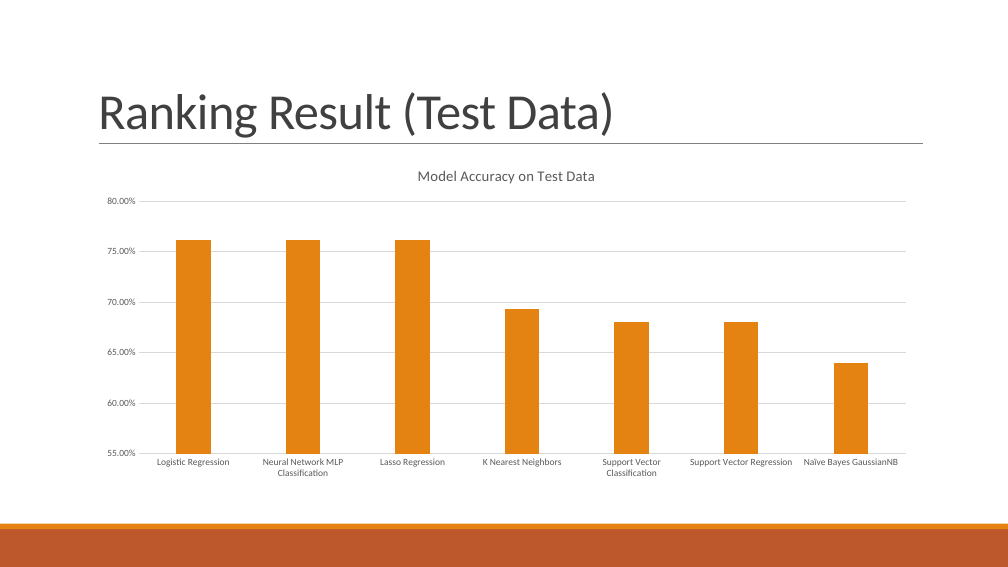
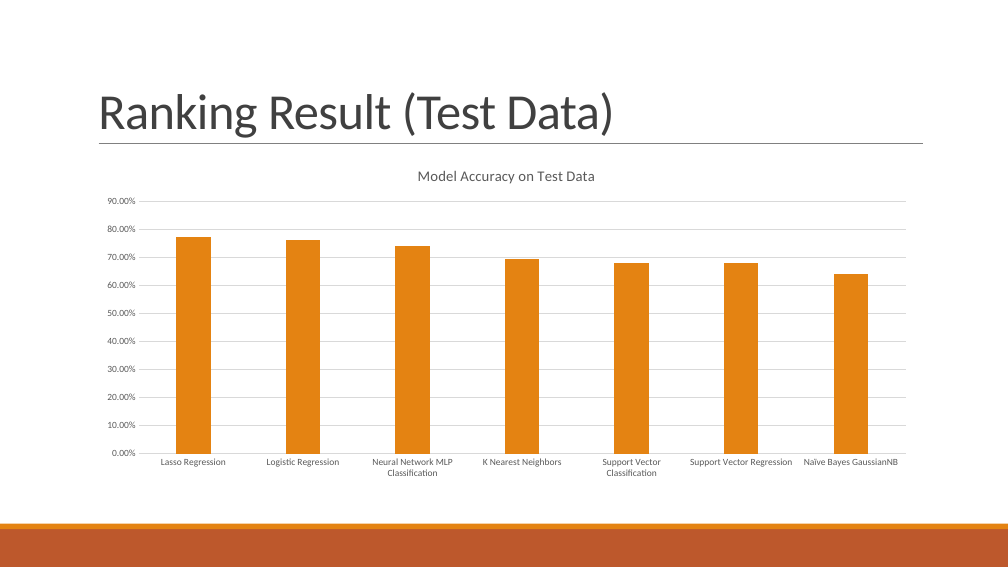
Before and after one commit to suong4554/Machine-Learning-Poly-U, a slide deck: slide 5 of Presentation.pptx. Drawn at 1008x567 pixels with LibreOffice and Linux fonts; fonts in the diff are those of the drawing. Boxes give left, top, right and bottom in pixels: in the first picture for what was removed or moved away, otherwise in the second. Text is boxed around its words. In the diff, an @@ line names an element or a change of style, - is before the commit and + after.

```diff
--- a/Presentation.pptx
+++ b/Presentation.pptx
@@ column chart at [91,153,923,485] @@
-categories: Logistic Regression, Neural Network MLP Classification, Lasso Regression, K Nearest Neighbors, Support Vector Classification, Support Vector Regression, Naïve Bayes GaussianNB
+categories: Lasso Regression, Logistic Regression, Neural Network MLP Classification, K Nearest Neighbors, Support Vector Classification, Support Vector Regression, Naïve Bayes GaussianNB
-Series 1: 0.76, 0.76, 0.76, 0.69, 0.68, 0.68, 0.64
+Series 1: 0.77, 0.76, 0.74, 0.69, 0.68, 0.68, 0.64
```
Also in this commit, not shown: 6 other slides changed, 1 slide added, 1 slide removed, 7 other files.
